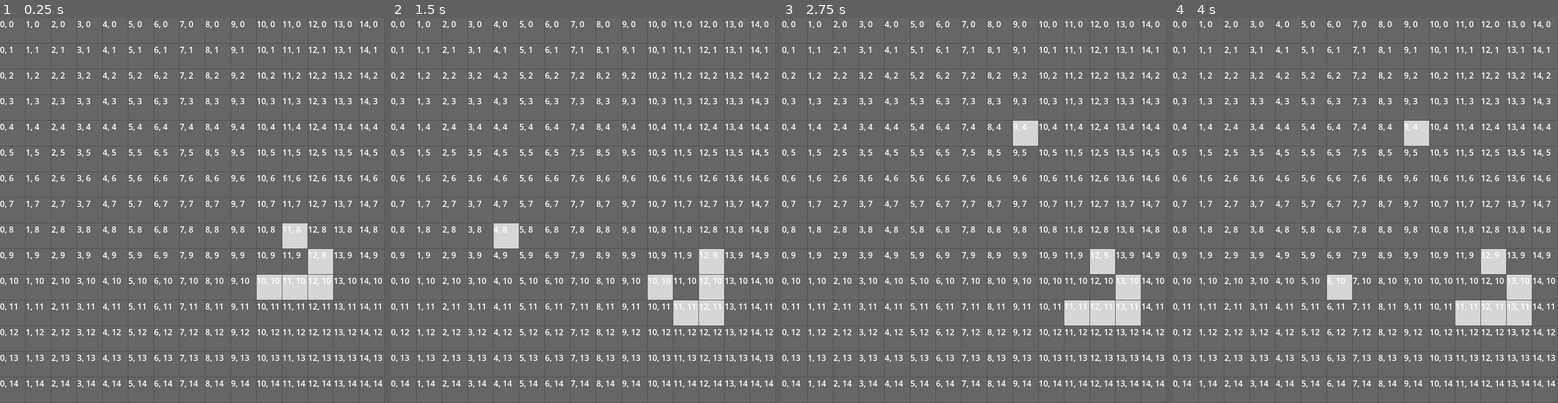
Above: before the commit, frames 1-4 (left to right).
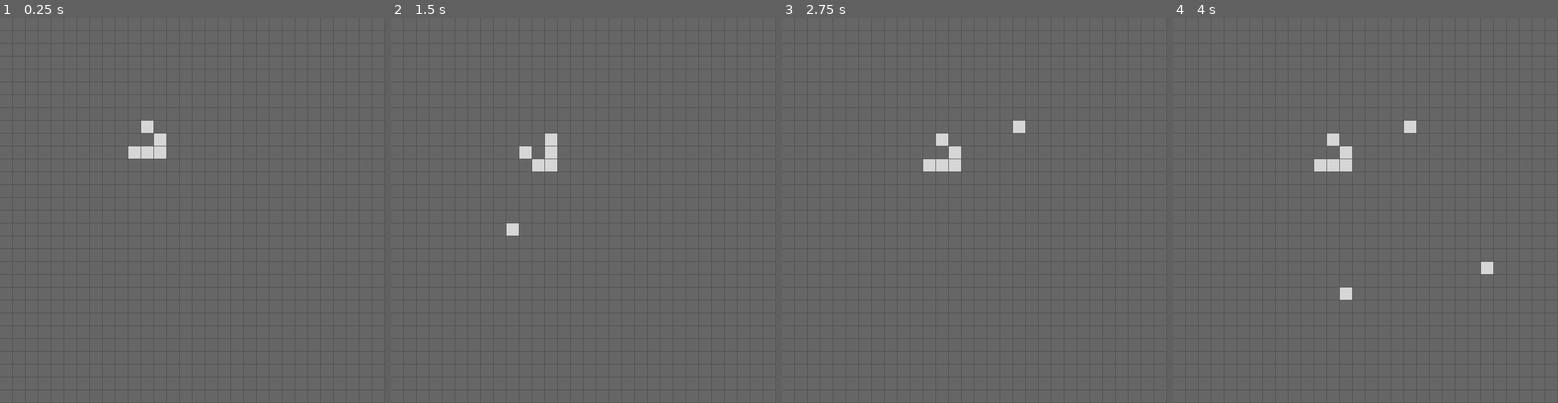
Above: after the commit, the same moments.

Repository: vsobotka/godot-conway
Game: Godot game, scene res://node_2d.tscn
Same seed, same stepped clock (60 frames per second), same inputs: the game is played once before the commit and once after it.
Inputs (mouse positions are in pixels of both pictures, inside the frame that each line leads up to):
- Up to frame 1 (0.25 s): no input
- Up to frame 2 (1.5 s): tap Enter at 0.5 s; move the mouse to (668, 191) at 0.52 s; click (668, 191) at 0.67 s; move the mouse to (506, 229) at 1.27 s; click (506, 229) at 1.42 s
- Up to frame 3 (2.75 s): tap Space (pause) at 2 s; move the mouse to (1013, 125) at 2.02 s; click (1013, 125) at 2.17 s
- Up to frame 4 (4 s): tap Enter at 2.75 s; move the mouse to (1346, 287) at 2.77 s; click (1346, 287) at 2.92 s; tap Space (pause) at 3.5 s; move the mouse to (1481, 268) at 3.52 s; click (1481, 268) at 3.67 s

The runs differ from the first frame. In frame 1, 12% of the frame differs, in the area x 0-100%, y 0-100%; in frame 2, 12%; in frame 3, 12%; in frame 4, 12%.

Commit message:
Expand grid size, remove coord labels

Diff:
--- a/Node2D.gd
+++ b/Node2D.gd
@@ -1,11 +1,10 @@
 extends Node2D
 
-var cell_size = 50
-var grid_size = 15
+var cell_size = 25
+var grid_size = 30
 
 var board_state: Array = []
 var board_components: Array = []
-var board_labels: Array = []
 
 var dead_color = Color(.5, .5, .5, .5)
 var alive_color = Color(.9, .9, .9, .9)
@@ -35,11 +34,6 @@
 			t.position = Vector2(i * cell_size, j * cell_size)
 			add_child(t)
 			row.append(t)
-
-			var l = Label.new()
-			l.position = Vector2(i * cell_size, j * cell_size)
-			l.text = str(i) + ", " + str(j)
-			add_child(l)
 		board_components.append(row)
 
 func _sum(a: int, b: int) -> int:
